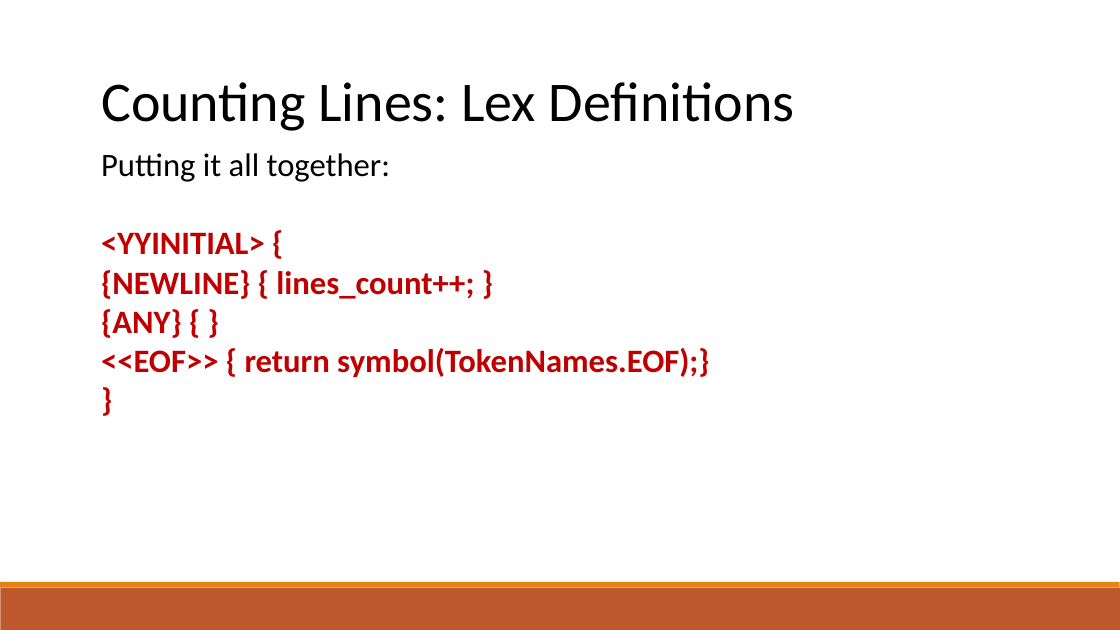
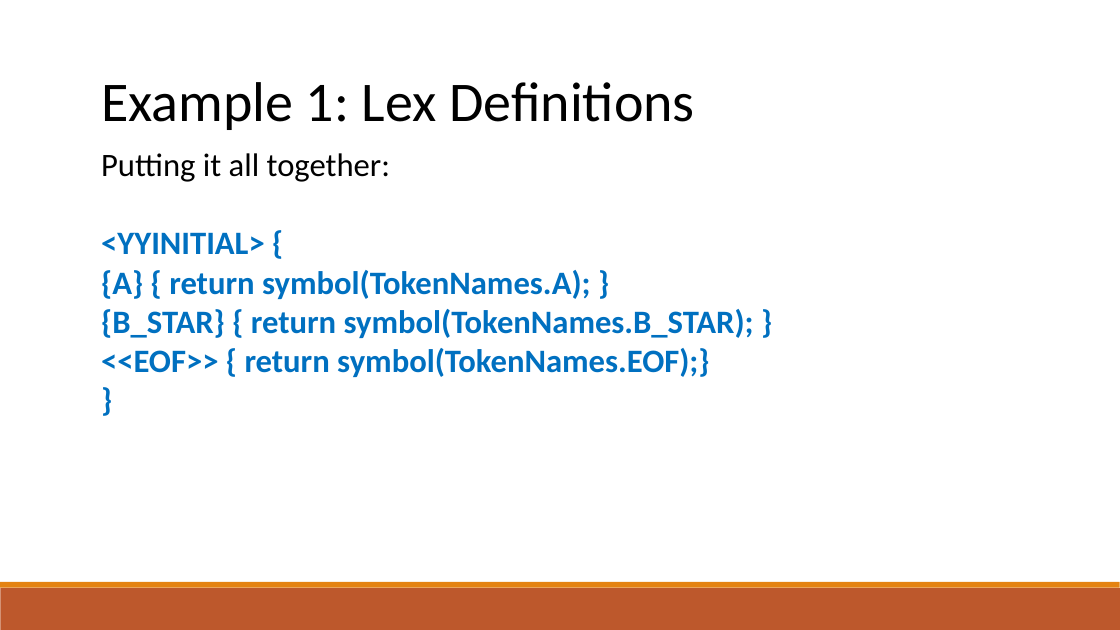
Before and after one commit to raghadzeidan/COMPILATION_TAU_FOR_STUDENTS, a slide deck: slide 91 of new_slides/lexical_analysis.pptx (slide 90 before the commit). Drawn at 1120x630 pixels with LibreOffice and Linux fonts; fonts in the diff are those of the drawing. Boxes give left, top, right and bottom in pixels: in the first picture for what was removed or moved away, otherwise in the second. Text is boxed around its words. In the diff, an @@ line names an element or a change of style, - is before the commit and + after.

```diff
--- a/new_slides/lexical_analysis.pptx
+++ b/new_slides/lexical_analysis.pptx
@@ text at (101, 82, 695, 130): text changed @@
-Counting Lines: Lex Definitions
+Example 1: Lex Definitions
@@ text at (101, 232, 709, 377): text colour #C00000 to #0070C0 in "<YYINITIAL> {", "<<EOF>> { return symbol(TokenNames.EOF);}", "}" @@
@@ text at (101, 270, 754, 338): text changed; text colour #C00000 to #0070C0 @@
-{NEWLINE} { lines_count++; }
-{ANY} { }
+{A} { return symbol(TokenNames.A); }
+{B_STAR} { return symbol(TokenNames.B_STAR); }
```
Also in this commit, not shown: 17 other slides changed, 23 slides added, 1 other file.
